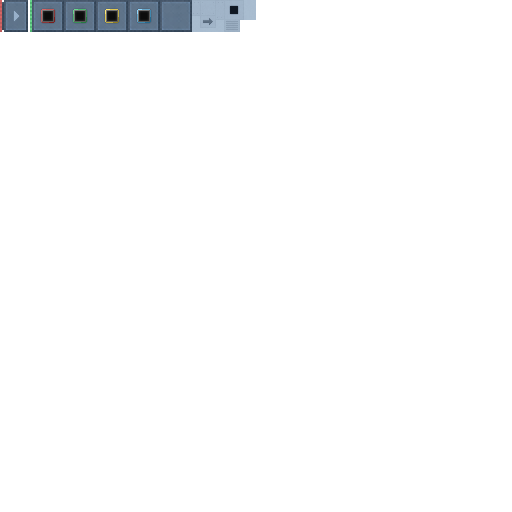
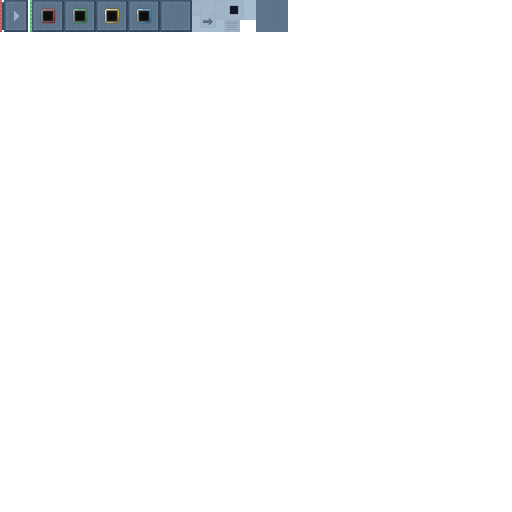
Layers edited between the first and the second 512x512 image:
added layer "图层 20" above "外壳" over [256, 0, 288, 32]
